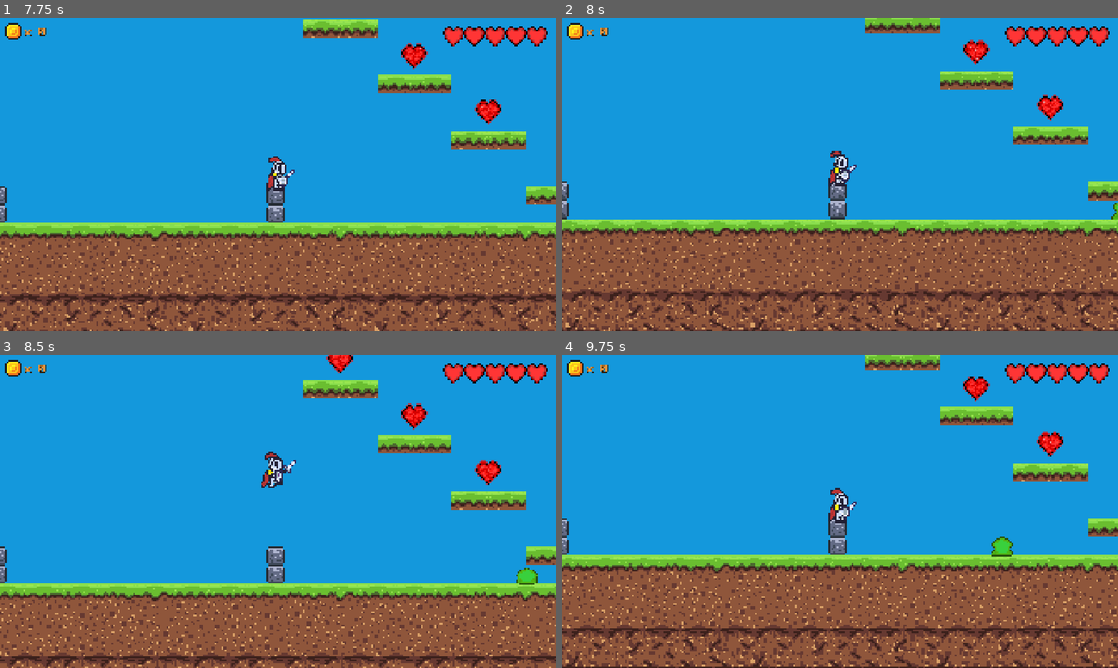
Above: before the commit, frames 1-4 (two rows, left to right).
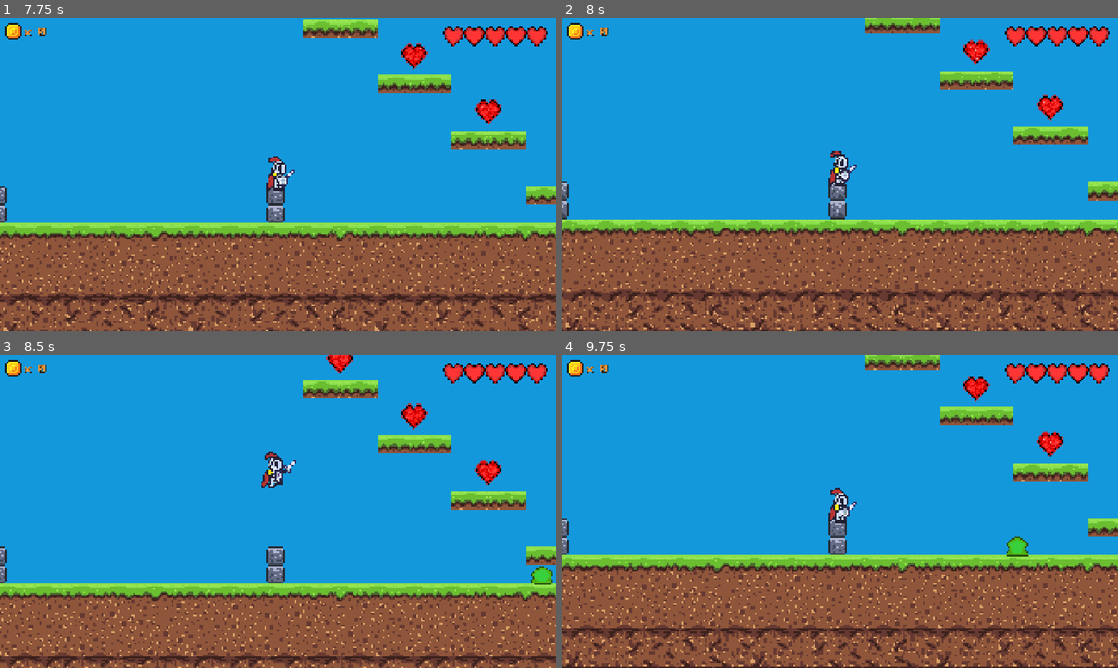
Above: after the commit, the same moments.

Repository: MarcusFDev/2d-action-rpg
Game: Godot game, scene res://scenes/ui/main_menu.tscn
The game is run twice, just before and just after one commit, with the same random seed, the same clock (stepped at 60 frames per second) and the same inputs. The engine's default icon, where the game draws it, is replaced by a stand-in: a white triangle on a blue panel in a dark square.
Inputs (mouse positions are in pixels of both pictures, inside the frame that each line leads up to):
- Up to frame 1 (7.75 s): click "Play" at 0.5 s; click "Developer Playground" at 1.25 s; tap Enter at 2 s; move the mouse to (400, 158) at 2.02 s; hold Up (ui_up) 2.03-2.75 s; tap Space (jump) at 2.1, 2.27, 2.57, 3.8, 5.27, 5.3, 5.57, 6.6 s; click (400, 158) at 2.17 s; drag from (166, 190) to (411, 108) at 2.77 s; move the mouse to (333, 105) at 3.52 s; hold A (move_left) 3.53-4.25 s; tap O at 3.6 s; drag from (250, 237) to (489, 168) at 4.27 s; move the mouse to (444, 221) at 5.02 s; hold Up (ui_up) 5.03-5.75 s; tap Shift at 5.1 s; drag from (111, 127) to (339, 58) at 5.77 s; move the mouse to (305, 174) at 6.52 s; hold Up (ui_up) 6.53-7.25 s; click (305, 174) at 6.67 s; drag from (194, 96) to (166, 190) at 7.27 s
- Up to frame 2 (8 s): no input
- Up to frame 3 (8.5 s): move the mouse to (400, 495) at 8.02 s; hold A (move_left) from 8.03 s (still down); tap O at 8.1 s; tap Space (jump) at 8.27, 8.3 s
- Up to frame 4 (9.75 s): tap Space (jump) at 8.57 s; release A (move_left) at 8.75 s; drag from (728, 527) to (812, 574) at 8.77 s; move the mouse to (895, 442) at 9.52 s; hold Up (ui_up) from 9.53 s (still down); tap Shift at 9.6 s

Frame 1 is identical in both runs. In frame 2, less than 0.1% of the frame differs, in the area x 98-100%, y 59-65%; in frame 3, 0.3%; in frame 4, 0.4%, in the area x 77-84%, y 58-65%.
Error after the commit: Attempt to call function 'start_jump' in base 'null instance' on a null instance. (res://scripts/states/generic_states/jump_state.gd:35)

Commit message:
Add: New Sequence Selector within BehaviorTree logic.

Diff:
--- a/game/scripts/enemies/slime.gd
+++ b/game/scripts/enemies/slime.gd
@@ -49,6 +49,7 @@
 
 	blackboard["can_patrol"] = true
 	blackboard["can_idle"] = true
+	blackboard["can_jump"] = true
 
 	blackboard["move_direction"] = 1
 	blackboard["intent"] = "Idle"
@@ -77,8 +78,17 @@
 		BTSequence.new([
 			BTCondition.new("is_grounded", true),
 			BTCondition.new("hit_wall", true),
-			BTCondition.new("can_idle", true),
-			BTAction.new("Idle")
+			BTSelector.new([
+				BTSequence.new([
+					BTCondition.new("can_jump", true),
+					BTCondition.new("random_chance", 0.01),
+					BTAction.new("Jump"),
+				]),
+				BTSequence.new([
+					BTCondition.new("can_idle", true),
+					BTAction.new("Idle")
+				])
+			])
 		])
 	])
 	bt = BehaviorTree.new(bt_root, blackboard, self)
